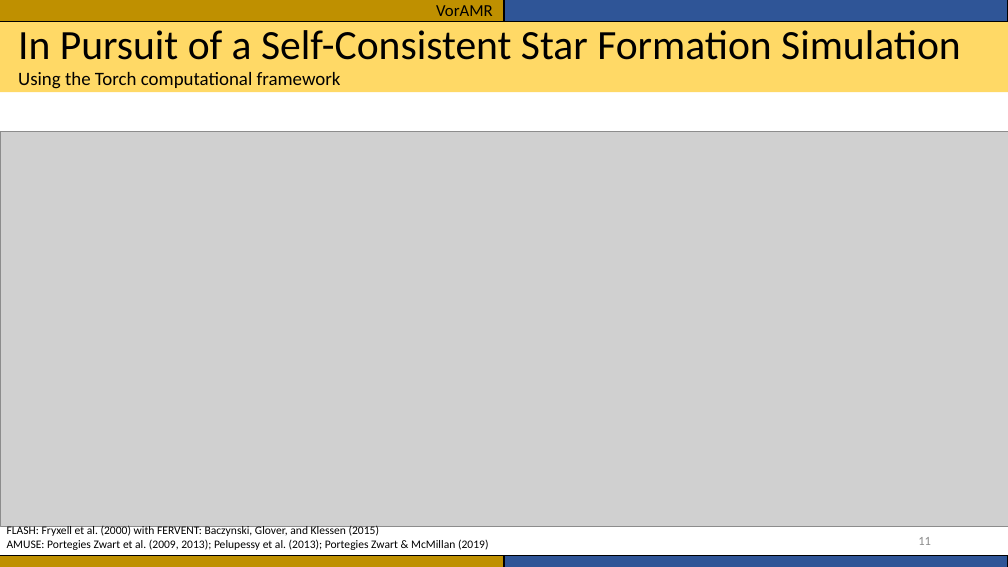
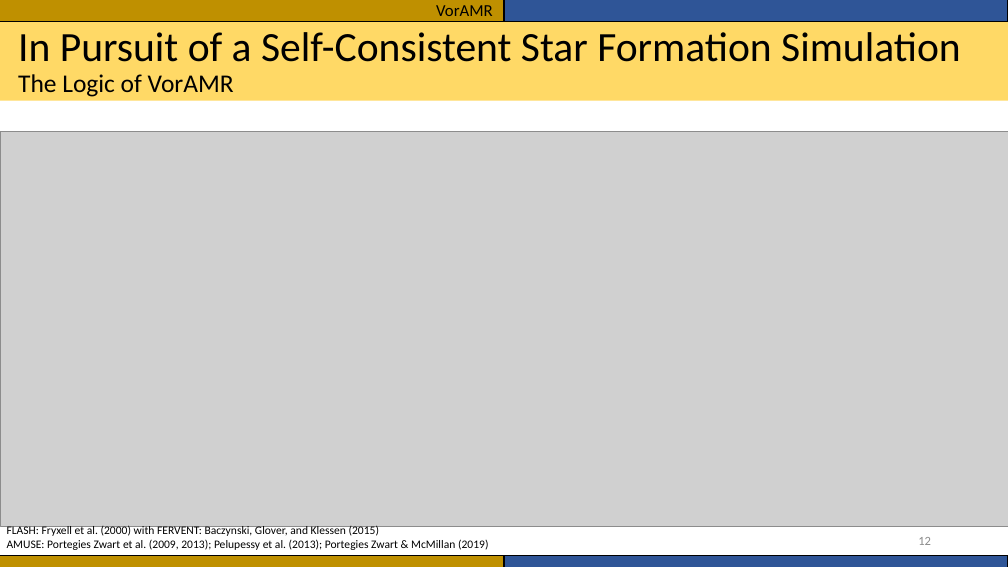
Before and after one commit to seanlabean/presentations, a slide deck: slide 12 of 2022Clusters/Presentation1.pptx (slide 11 before the commit). Drawn at 1008x567 pixels with LibreOffice and Linux fonts; fonts in the diff are those of the drawing; grey boxes stand for pictures. Boxes give left, top, right and bottom in pixels: in the first picture for what was removed or moved away, otherwise in the second. Text is boxed around its words. In the diff, an @@ line names an element or a change of style, - is before the commit and + after.

```diff
--- a/2022Clusters/Presentation1.pptx
+++ b/2022Clusters/Presentation1.pptx
@@ rectangle: place and size @@
-rectangle at [0, 22, 1008, 92]
+rectangle at [0, 22, 1008, 101]
@@ title at [18, 32, 961, 97]: text changed @@
-In Pursuit of a Self-Consistent Star Formation Simulation
-Using the Torch computational framework
+In Pursuit of a Self-Consistent Star Formation Simulation
+The Logic of VorAMR
```
Also in this commit, not shown: 3 other slides changed, 1 slide added.
